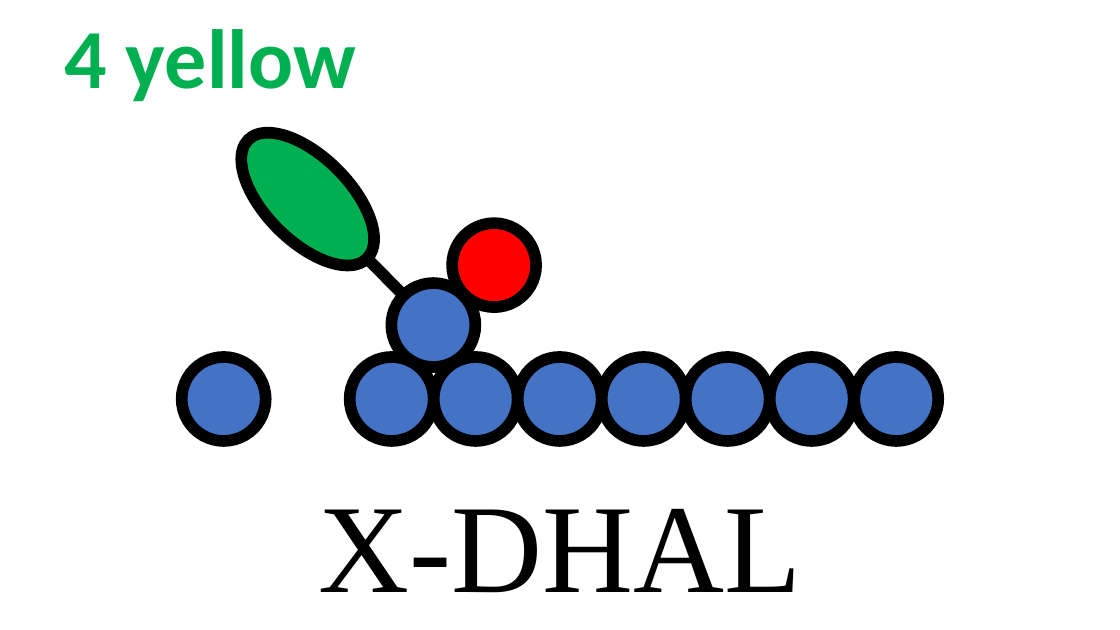
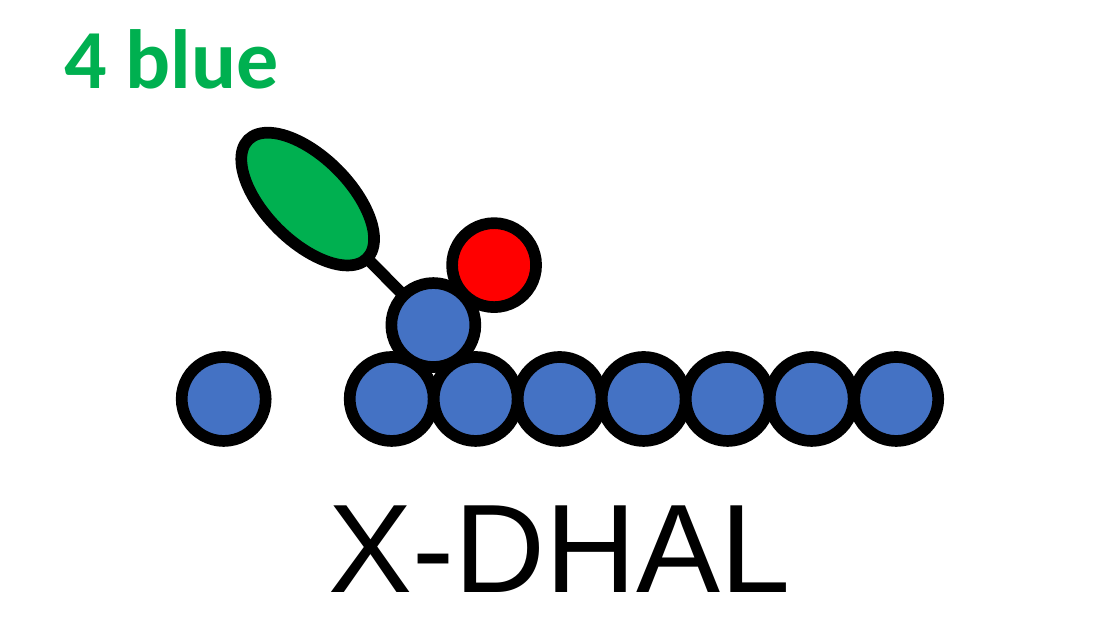
Before and after one commit to rzk1/ullmann, a slide deck: slide 36 of Labels/labels.pptx (slide 22 before the commit). Drawn at 1120x630 pixels with LibreOffice and Linux fonts; fonts in the diff are those of the drawing. Boxes give left, top, right and bottom in pixels: in the first picture for what was removed or moved away, otherwise in the second. Text is boxed around its words. In the diff, an @@ line names an element or a change of style, - is before the commit and + after.

```diff
--- a/Labels/labels.pptx
+++ b/Labels/labels.pptx
@@ text at [64,29,279,89]: text changed @@
-4 yellow
+4 blue
@@ text "X-DHAL": place and size @@
-text "X-DHAL" at [318,508,801,593]
+text "X-DHAL" at [329,505,791,592]
@@ text "X-DHAL" at [329,505,791,592]: font Times New Roman to Arial @@
```
Also in this commit, not shown: 23 other slides changed, 14 slides added, 45 other files.
